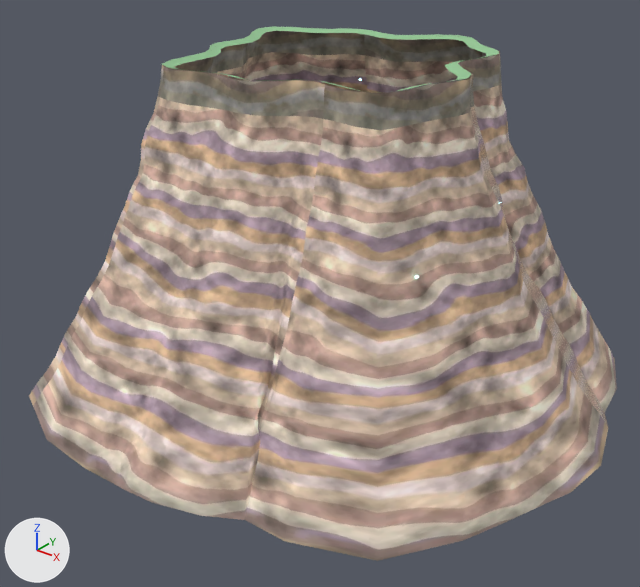
What one commit did to the glTF model data/world/near/CliffWall_stack_13.glb.
One viewpoint serves both versions: a camera (50 mm lens) standing at (262.0, -344.0, 238.0) and looking at (1.0, -18.0, 35.0). Lighting does not change. The marker at lower left points along +X, +Y and +Z. The first picture is the older version. Where no turn or scale is listed for an object, it has been applied to the vertices.

The scene before the commit, as lines of its bpy script (objects in view):
```python
mat_rock = principled_material('rock')
mat_rock.texture = img_rock
mat_rock.roughness = 0.8
me_cliffwall_stack_13_lip0 = bpy.data.meshes.new('CliffWall_stack_13-lip0')
me_cliffwall_stack_13_lip0.from_pydata(...)  # 106 vertices, 106 faces; spans x -77.0..77.0, y -77.0..77.0, z -1.0..1.0
me_cliffwall_stack_13_lip0.materials.append(mat_moss)  # greyish green #95c595
me_cliffwall_stack_13_rock0 = bpy.data.meshes.new('CliffWall_stack_13-rock0')
me_cliffwall_stack_13_rock0.from_pydata(...)  # 1272 vertices, 2438 faces; spans x -156.0..156.0, y -155.0..155.0, z -84.0..84.0
me_cliffwall_stack_13_rock0.materials.append(mat_rock)  # picture img_rock
ob_cliffwall_stack_13_lip0 = bpy.data.objects.new('CliffWall_stack_13-lip0', me_cliffwall_stack_13_lip0)
ob_cliffwall_stack_13_lip0.location = (-2.3, 2.2, 155.1)
ob_cliffwall_stack_13_rock0 = bpy.data.objects.new('CliffWall_stack_13-rock0', me_cliffwall_stack_13_rock0)
ob_cliffwall_stack_13_rock0.location = (-1.6, 3.0, 71.8)
```
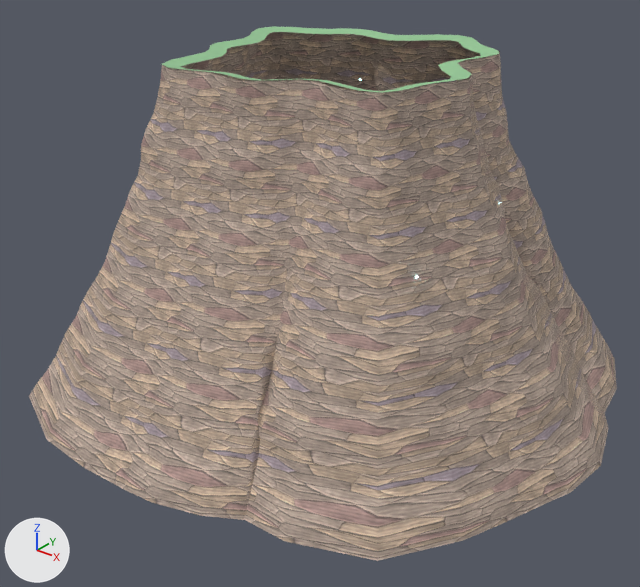
Edits to the bpy script that builds the scene:
```text
Add img_rock2_n:
    img_rock2_n = load_image('rock2-n', '_unpacked/rock2-n', 1024, 1024, 'Non-Color')
Add img_rock2:
    img_rock2 = load_image('rock2', '_unpacked/rock2', 1024, 1024, 'sRGB')
Change mat_rock:
    where n2 = _N.new('ShaderNodeTexImage'); n2.name = 'Image Texture'
    n2.image: img_rock -> img_rock2
    add n3 = _N.new('ShaderNodeNormalMap'); n3.name = 'Normal Map'
    add n3.uv_map = 'UVMap'
    add n4 = _N.new('ShaderNodeTexImage'); n4.name = 'Image Texture.001'
    add n4.image = img_rock2_n
    where n0 = _N.new('ShaderNodeBsdfPrincipled'); n0.name = 'Principled BSDF'
    add _L.new(n3.outputs[0], n0.inputs[5])  # 'Normal' to 'Normal'
    add _L.new(n4.outputs[0], n3.inputs[1])  # 'Color' to 'Color'
Change me_cliffwall_stack_13_lip0:
    where me_cliffwall_stack_13_lip0.from_pydata(...)  # 106 vertices, 106 faces; spans x -77.0..77.0, y -77.0..77.0, z -1.0..1.0
    used by ob_cliffwall_stack_13_lip0; location = (-2.3, 2.2, 155.1)
    me_cliffwall_stack_13_lip0 part 1: 53 of 106 vertices moved; they spanned x -71.0..71.0, y -71.0..71.0, z -1.0 and now span x -68.0..68.0, y -68.0..68.0, z -1.0; mean shift (0.0, 0.0, 0.0); largest move (-45.0, -61.0, -1.0) -> (-42.0, -60.0, -1.0)
Change me_cliffwall_stack_13_rock0:
    where me_cliffwall_stack_13_rock0.from_pydata(...)  # 1272 vertices, 2438 faces; spans x -156.0..156.0, y -155.0..155.0, z -84.0..84.0
    used by ob_cliffwall_stack_13_rock0; location = (-1.6, 3.0, 71.8)
    me_cliffwall_stack_13_rock0 part 2: texture (UV) coordinates of 2438 of 2438 faces, centred in x -152.0..154.0, y -153.0..152.0, z -81.0..81.0, changed; they spanned u 0.0..5.88, v 0.08..1.09 and now span u 0.0..17.63, v 0.0..5.58
```

Pixel boxes (x1, y1, x2, y2) of what changed, in the pictures (640 x 587 px; the box of a moved part takes in the faces that stretch with it):
'CliffWall_stack_13-rock0', surface changed: (29, 32, 617, 561) in both
part 1 of me_cliffwall_stack_13_lip0, moved or reshaped: (166, 28, 490, 93) in both
